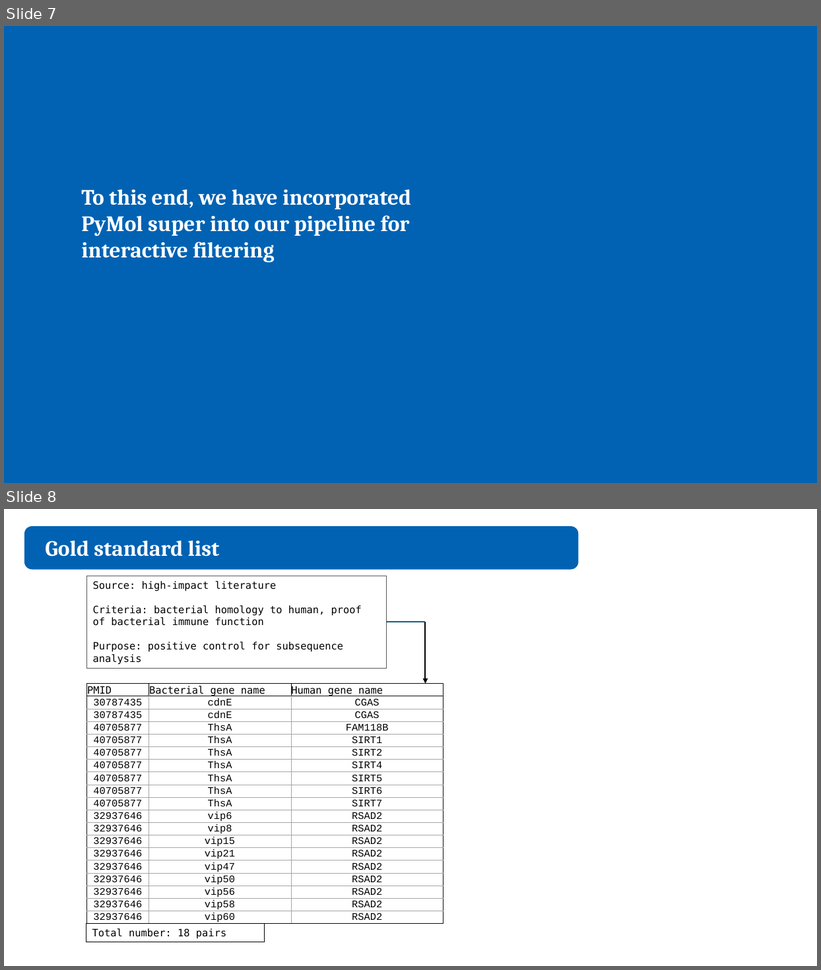
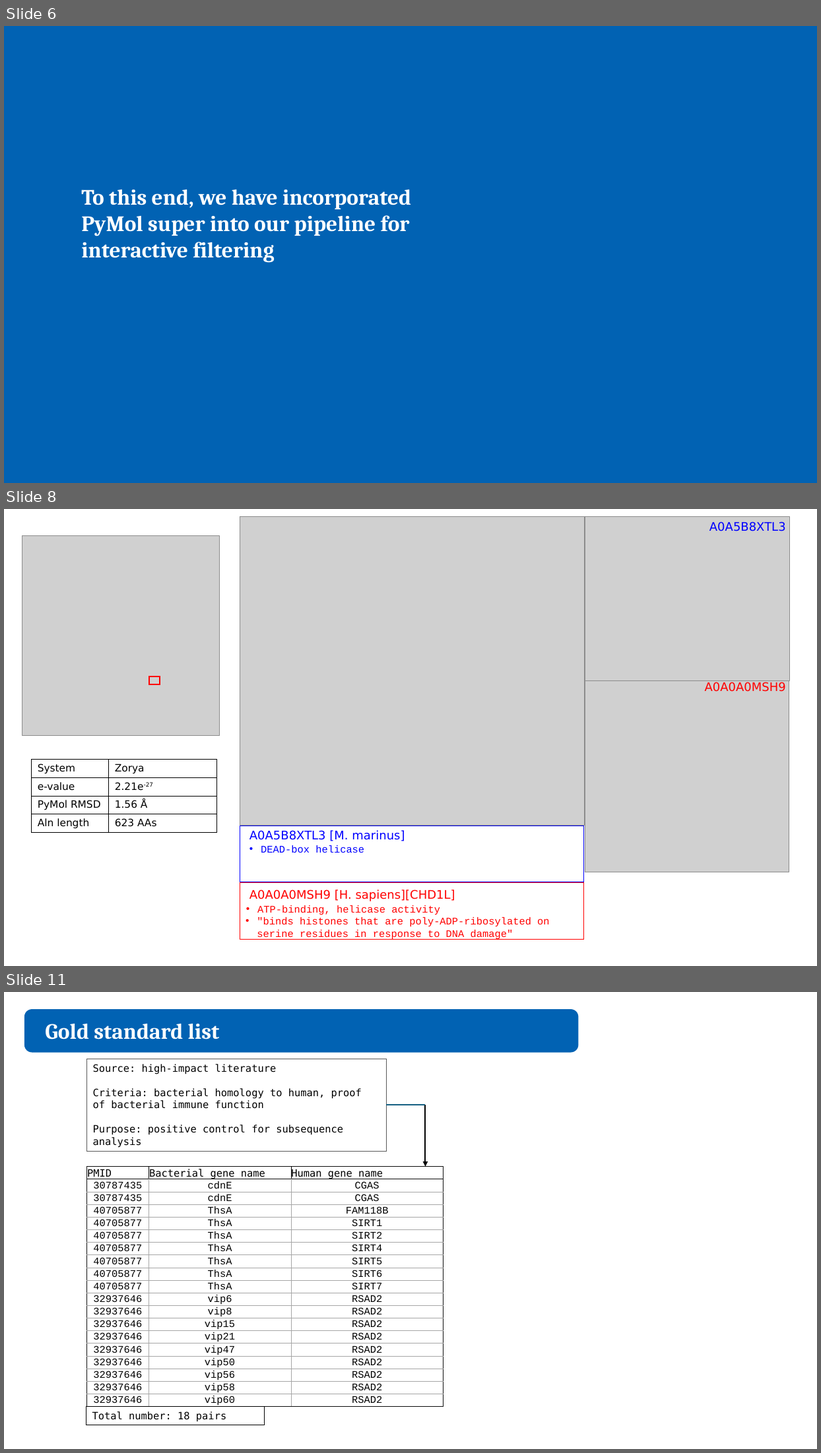
Before and after one commit to juliandeanmoran/BISSH, a slide deck: reports/2026-04-10_projectUpdate_2_jmoran.pptx. Shown one above the other, each under a label of ours: slides 7 and 8 before the commit, slides 6, 8 and 11 after it; the slides between them are not shown. The pictures are 821x970 and 821x1453 pixels, drawn with LibreOffice and Linux fonts; fonts in the diff are those of the drawing; grey boxes stand for pictures. Boxes give left, top, right and bottom in pixels: in the first picture for what was removed or moved away, otherwise in the second. Text is boxed around its words. In the diff, an @@ line names an element or a change of style, - is before the commit and + after.

Commit message:
Added slides showcasing structrually aligned highlights from the PyMOL, e-value scatter.

```diff
--- a/reports/2026-04-10_projectUpdate_2_jmoran.pptx
+++ b/reports/2026-04-10_projectUpdate_2_jmoran.pptx
@@ slide 8 added at [4, 509, 817, 966], background #FFFFFF @@
@@ picture added at [240, 516, 584, 825] @@
@@ picture added at [585, 516, 789, 681] @@
@@ text added at [710, 522, 786, 531], 14 pt, text #0000FF @@
+A0A5B8XTL3
@@ picture added at [22, 536, 219, 735] @@
@@ rectangle added at [149, 677, 160, 685], outline #FF0000 1.5 pt @@
@@ picture added at [585, 681, 789, 873] @@
@@ text added at [705, 682, 786, 692], 14 pt, text #FF0000 @@
+A0A0A0MSH9
@@ table added at [32, 760, 217, 833], 4 rows, 2 columns @@
+System | Zorya
+e-value | 2.21e-27
+PyMol RMSD | 1.56 Å
+Aln length | 623 AAs
@@ rectangle added at [240, 826, 584, 882], outline #0000FF 0.5 pt @@
@@ text added at [250, 830, 405, 842], 14 pt, text #0000FF @@
+A0A5B8XTL3 [M. marinus]
@@ text added at [261, 846, 364, 853], 12 pt, text #0000FF @@
+• DEAD-box helicase
@@ rectangle added at [240, 883, 584, 939], outline #FF0000 0.5 pt @@
@@ text added at [250, 890, 455, 902], 14 pt, text #FF0000 @@
+A0A0A0MSH9 [H. sapiens][CHD1L]
@@ text added at [257, 918, 549, 940], 12 pt, text #FF0000 @@
+• "binds histones that are poly-ADP-ribosylated on serine residues in response to DNA damage"
@@ text added at [257, 906, 440, 915], 12 pt, text #FF0000 @@
+• ATP-binding, helicase activity
@@ what was slide 7 is now slide 6 @@
@@ what was slide 8 is now slide 11 @@
```
Also in this commit, not shown: 2 slides changed, 4 other slides added, 1 slide removed, 4 other files.
